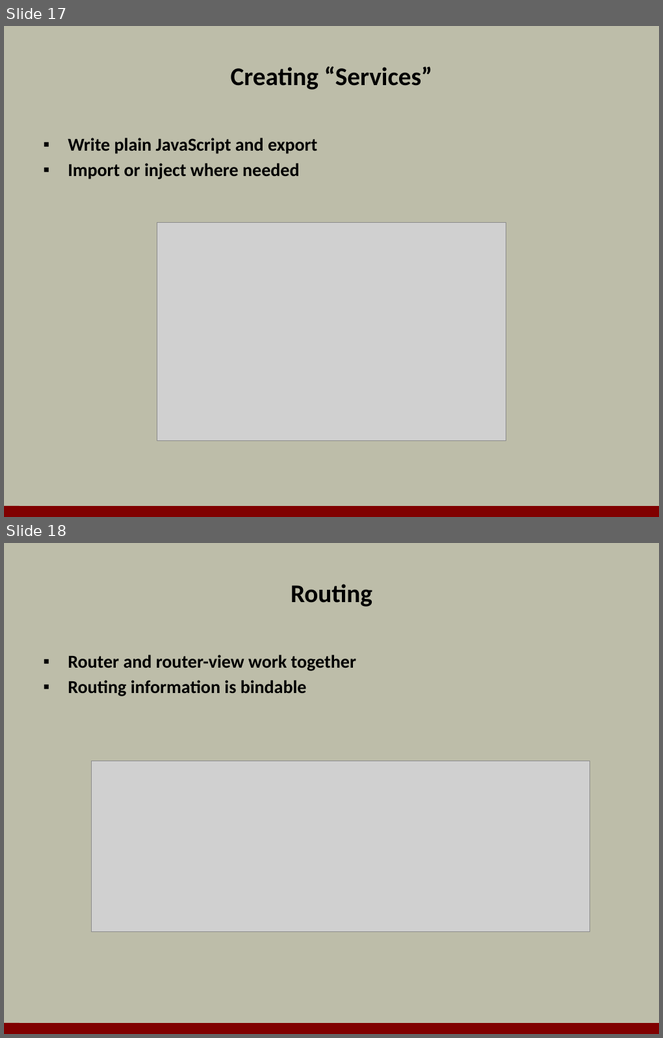
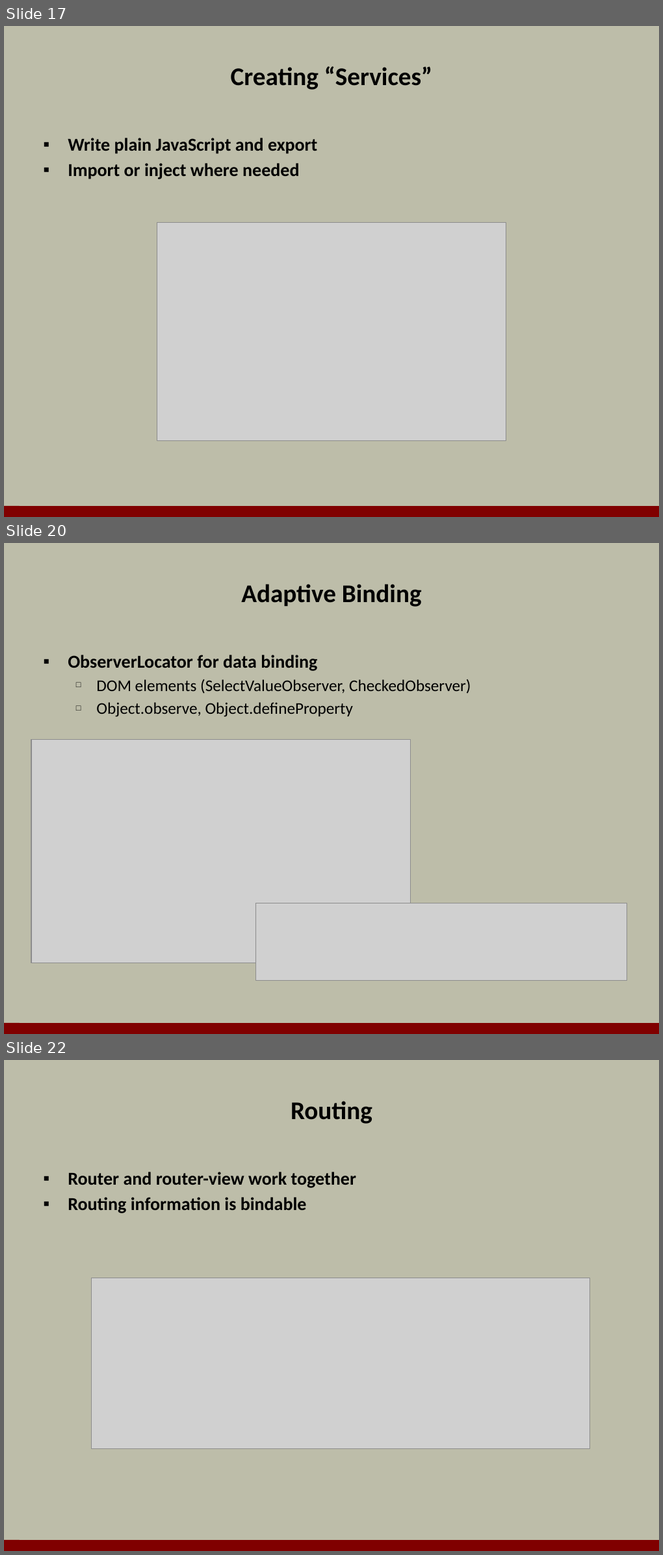
Before and after one commit to OdeToCode/classes, a slide deck: angularjs/slides/a1_aurelia.pptx. Shown one above the other, each under a label of ours: slides 17 and 18 before the commit, slides 17, 20 and 22 after it; the slides between them are not shown. The pictures are 663x1038 and 663x1555 pixels, drawn with LibreOffice and Linux fonts; fonts in the diff are those of the drawing; grey boxes stand for pictures; background and template pictures are left out. Boxes give left, top, right and bottom in pixels: in the first picture for what was removed or moved away, otherwise in the second. Text is boxed around its words. In the diff, an @@ line names an element or a change of style, - is before the commit and + after.

```diff
--- a/angularjs/slides/a1_aurelia.pptx
+++ b/angularjs/slides/a1_aurelia.pptx
@@ slide 20 added at (4, 543, 659, 1034), background #BDBDA9; not listed: 1 template element that a slide beside it also shows @@
@@ title added at (241, 584, 422, 607), 28 pt, text #000000, bold @@
+Adaptive Binding
@@ text added at (68, 655, 471, 717), 18 pt, text #000000 @@
+▪ ObserverLocator for data binding
+  □ DOM elements (SelectValueObserver, CheckedObserver)
+  □ Object.observe, Object.defineProperty
@@ picture added at (31, 739, 411, 963) @@
@@ picture added at (256, 903, 627, 980) @@
@@ what was slide 18 is now slide 22 @@
```
Also in this commit, not shown: 7 other slides added, 1 slide removed, 1 other file.
